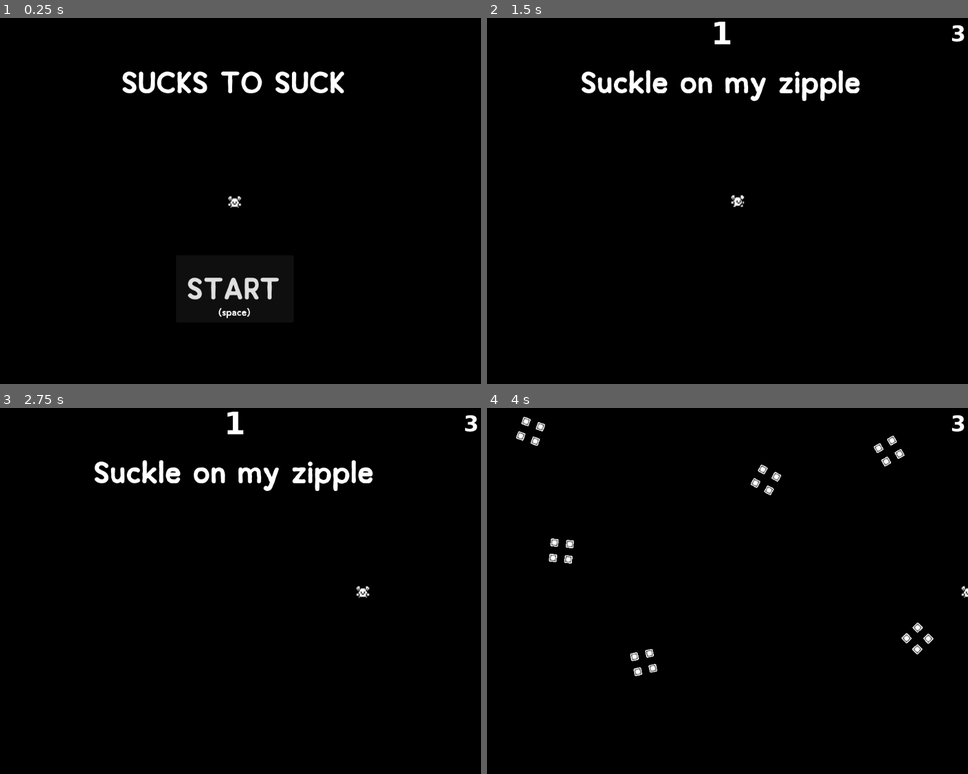
Above: before the commit, frames 1-4 (two rows, left to right).
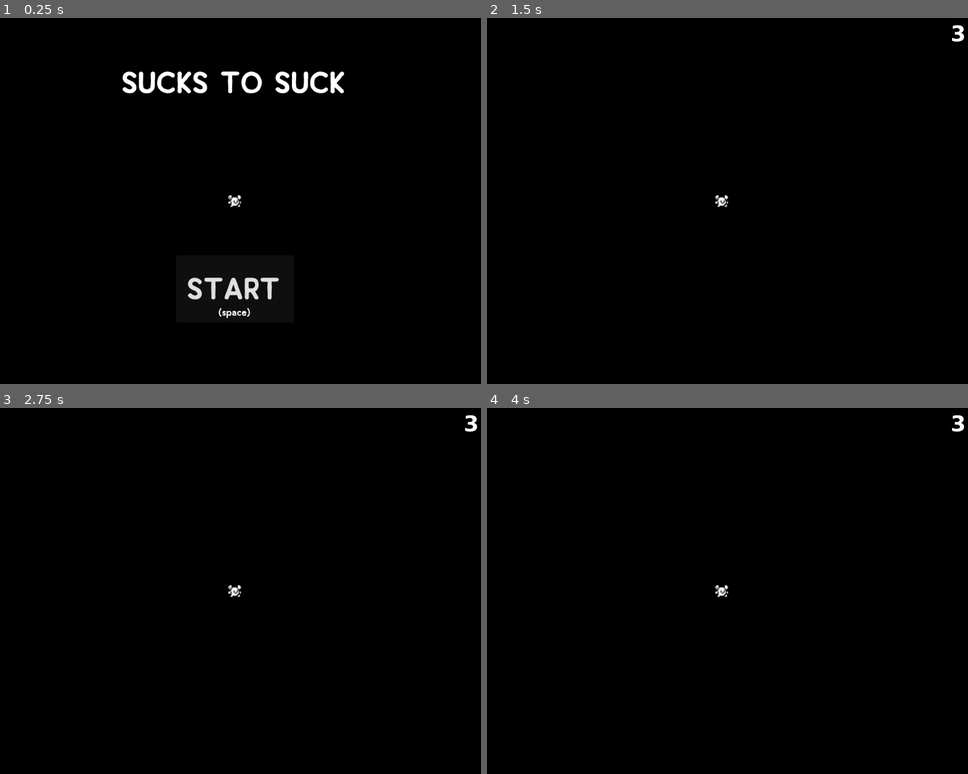
Above: after the commit, the same moments.

Repository: foobarmeow/bullet-godot
Game: Godot game, scene res://scenes/main/main.tscn
Two runs of this game, one before a commit and one after it. Both use one fixed random seed, a clock stepped at 60 frames per second and the inputs below.
Inputs (mouse positions are in pixels of both pictures, inside the frame that each line leads up to):
- Up to frame 1 (0.25 s): no input
- Up to frame 2 (1.5 s): click "START" at 0.5 s; tap Enter at 1.25 s; move the mouse to (828, 182) at 1.27 s; hold D (move_right) from 1.28 s (still down); tap J at 1.35 s; click (828, 182) at 1.42 s
- Up to frame 3 (2.75 s): release D (move_right) at 2 s; drag from (134, 609) to (351, 591) at 2.02 s
- Up to frame 4 (4 s): tap Space at 2.75 s; move the mouse to (770, 506) at 2.77 s; hold D (move_right) 2.78-3.5 s; hold Enter 2.78-3.5 s; drag from (698, 664) to (530, 429) at 3.52 s

The runs differ from the first frame. In frame 1, less than 0.1% of the frame differs, in the area x 47-51%, y 48-52%; in frame 2, 1.8%, in the area x 19-78%, y 1-52%; in frame 3, 1.8%; in frame 4, 1.0%.
Error after the commit: Parse Error: Identifier "lives" not declared in the current scope. (res://scenes/player/Player.gd:113)

Commit message:
WIP - player health

Diff:
--- a/scenes/mobs/mover/mover.tscn
+++ b/scenes/mobs/mover/mover.tscn
@@ -32,7 +32,7 @@
 }]
 
 [sub_resource type="CircleShape2D" id="CircleShape2D_xxnp7"]
-radius = 2.08013
+radius = 1.79453
 
 [node name="Mover" type="PathFollow2D"]
 rotates = false
@@ -49,17 +49,19 @@
 
 [node name="OutsideRadius" type="Area2D" parent="."]
 scale = Vector2(4.52, 4.52)
+collision_layer = 0
 collision_mask = 2
 
 [node name="CollisionShape2D" type="CollisionShape2D" parent="OutsideRadius"]
-scale = Vector2(26, 26)
+scale = Vector2(14.4956, 14.4956)
 shape = SubResource("CircleShape2D_xxnp7")
 
 [node name="InsideRadius" type="Area2D" parent="."]
+collision_layer = 0
 collision_mask = 2
 
 [node name="CollisionShape2D" type="CollisionShape2D" parent="InsideRadius"]
-scale = Vector2(49.24, 49.24)
+scale = Vector2(37.2, 37.2)
 shape = SubResource("CircleShape2D_xxnp7")
 debug_color = Color(0.764706, 0.364706, 0.0313726, 0.419608)
 
--- a/scenes/player/Player.gd
+++ b/scenes/player/Player.gd
@@ -3,7 +3,7 @@
 @export var speed = 500
 @export var steps_to_accel: float = 3
 @export var steps_to_decel: float = 2
-@export var initial_lives = 1
+@export var initial_health = 100
 @export var exp: bool = false
 
 const TIME_PER_STEP: float = 0.2
@@ -11,7 +11,7 @@
 var screen_size = Vector2.ZERO
 var initial_modulate: Color
 var alive: bool = true
-var lives: int = initial_lives
+var health: int = initial_health
 var local_speed: int = 0
 var walk_delta: float = 0
 var walk_steps: int = 0
@@ -72,13 +72,8 @@
 			walk_delta = 0
 
 		var decel_amount = speed/steps_to_decel
-
-		print("before decel - ", local_speed)
-
 		local_speed -= decel_amount
-
 		velocity = last_velocity
-		print("stopped! ", local_speed, " - ", walk_delta, " - ", decel_amount, " - ", walk_steps, " - ", last_velocity)
 
 	local_speed = clamp(local_speed, 0, speed)
 	walk_delta += delta
@@ -93,6 +88,7 @@
 	position += velocity * delta
 	position = position.clamp(Vector2.ZERO, screen_size)
 	last_velocity = velocity
+
 func blink():
 	for i in 10:
 		sprite.visible = not sprite.visible
--- a/scenes/player/player.tscn
+++ b/scenes/player/player.tscn
@@ -45,8 +45,11 @@
 scale = Vector2(0.65, 0.65)
 collision_layer = 3
 script = ExtResource("1_0r62m")
+speed = null
+steps_to_accel = null
 steps_to_decel = 5.0
 initial_lives = 3
+exp = null
 
 [node name="CollisionShape2D" type="CollisionShape2D" parent="."]
 position = Vector2(0, 4.61536)
